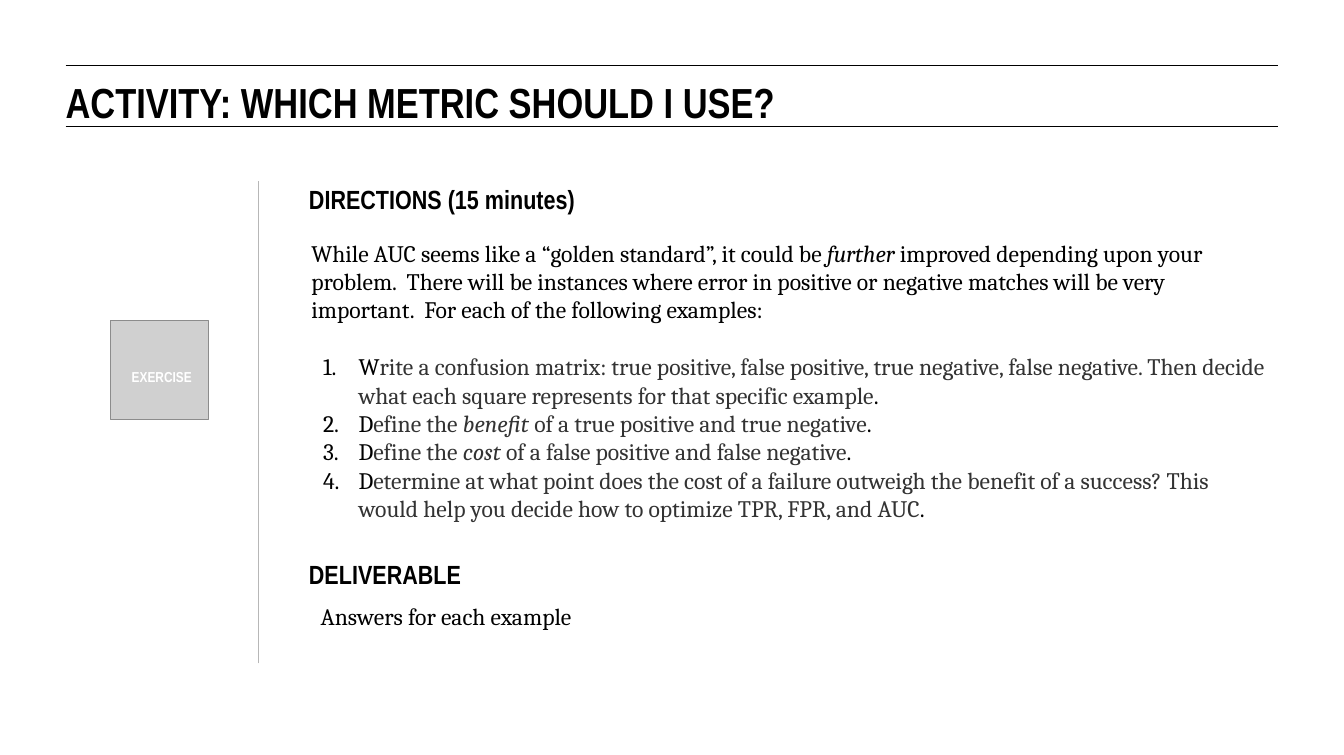
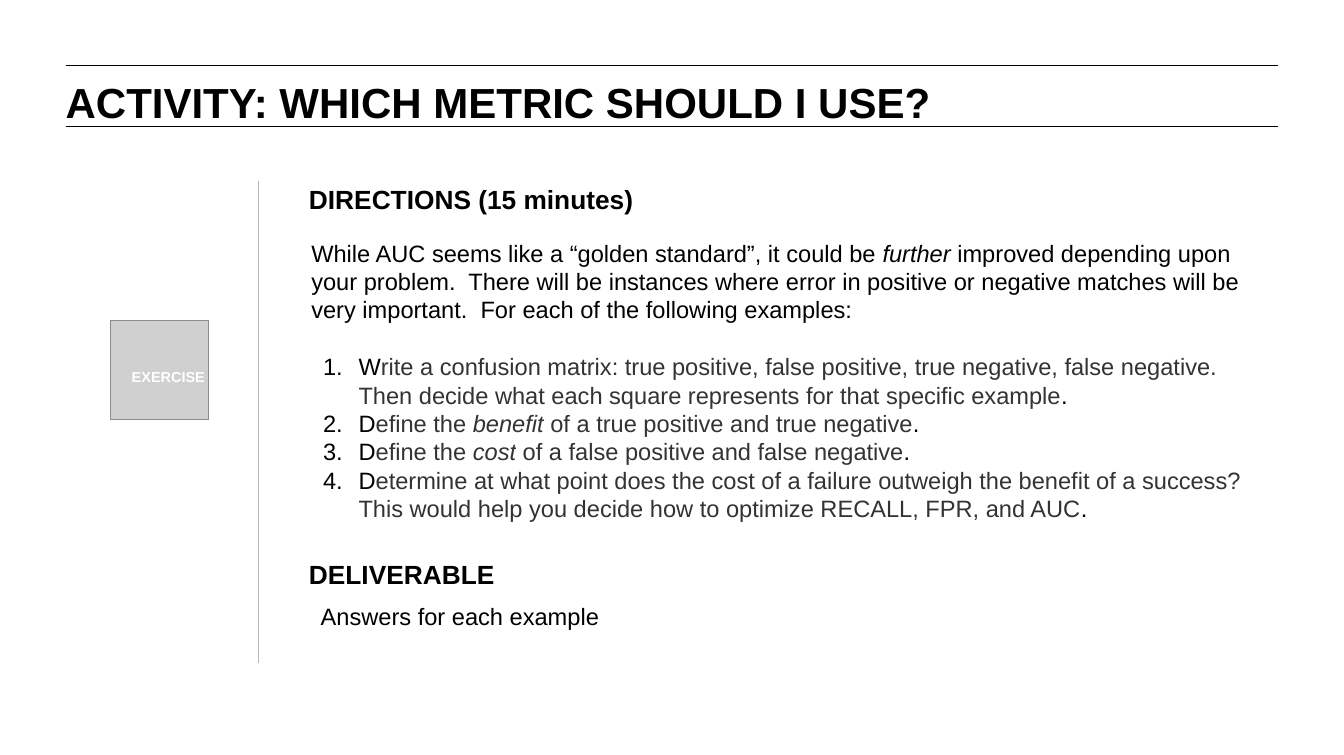
Before and after one commit to matanefron/data-sets, a slide deck: slide 48 of lessons/lesson-9/09-intro-to-logistic-regression.pptx (slide 57 before the commit). Drawn at 1344x755 pixels with LibreOffice and Linux fonts; fonts in the diff are those of the drawing; grey boxes stand for pictures. Boxes give left, top, right and bottom in pixels: in the first picture for what was removed or moved away, otherwise in the second. Text is boxed around its words. In the diff, an @@ line names an element or a change of style, - is before the commit and + after.

```diff
--- a/lessons/lesson-9/09-intro-to-logistic-regression.pptx
+++ b/lessons/lesson-9/09-intro-to-logistic-regression.pptx
@@ text at bbox=[311, 245, 1238, 465]: font Cambria to Arial in "While AUC seems like a “golden standard”, ...", "Write a confusion matrix: true positive, false ...", "Define the benefit of a true positive ...", "Define the cost of a false positive ..." @@
@@ text at bbox=[359, 472, 1240, 522]: text changed; font Cambria to Arial @@
-4. Determine at what point does the cost of a failure outweigh the benefit of a success? This would help you decide how to optimize TPR, FPR, and AUC.
+4. Determine at what point does the cost of a failure outweigh the benefit of a success? This would help you decide how to optimize RECALL, FPR, and AUC.
@@ font Arial Narrow to Arial in 4 elements at bbox=[132, 372, 205, 382], bbox=[309, 190, 633, 215], bbox=[66, 88, 930, 119], bbox=[309, 566, 494, 584] @@
@@ text "Answers for each example" at bbox=[321, 608, 599, 630]: font Cambria to Arial @@
```
Also in this commit, not shown: 46 other slides changed, 8 slides added, 21 slides removed, 9 other files.
